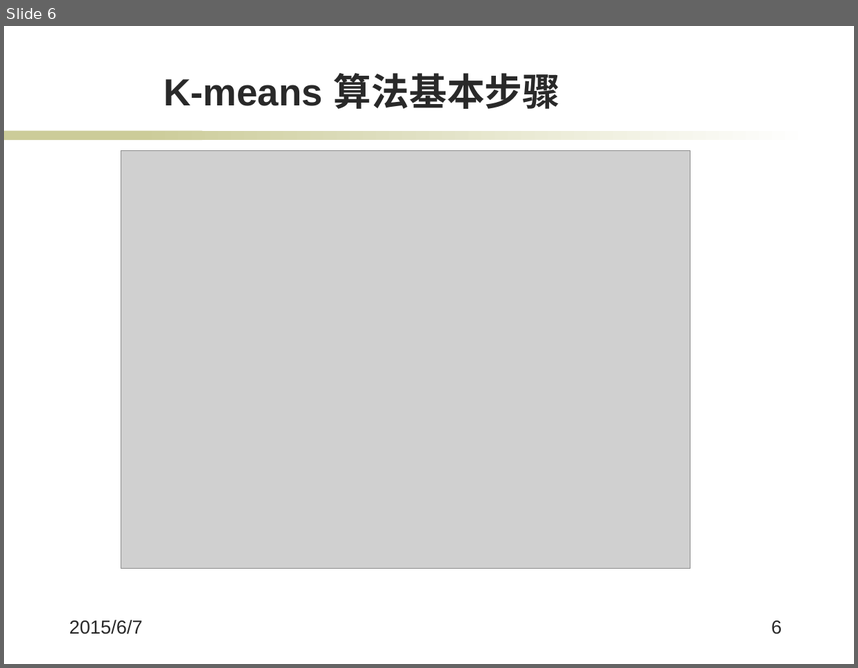
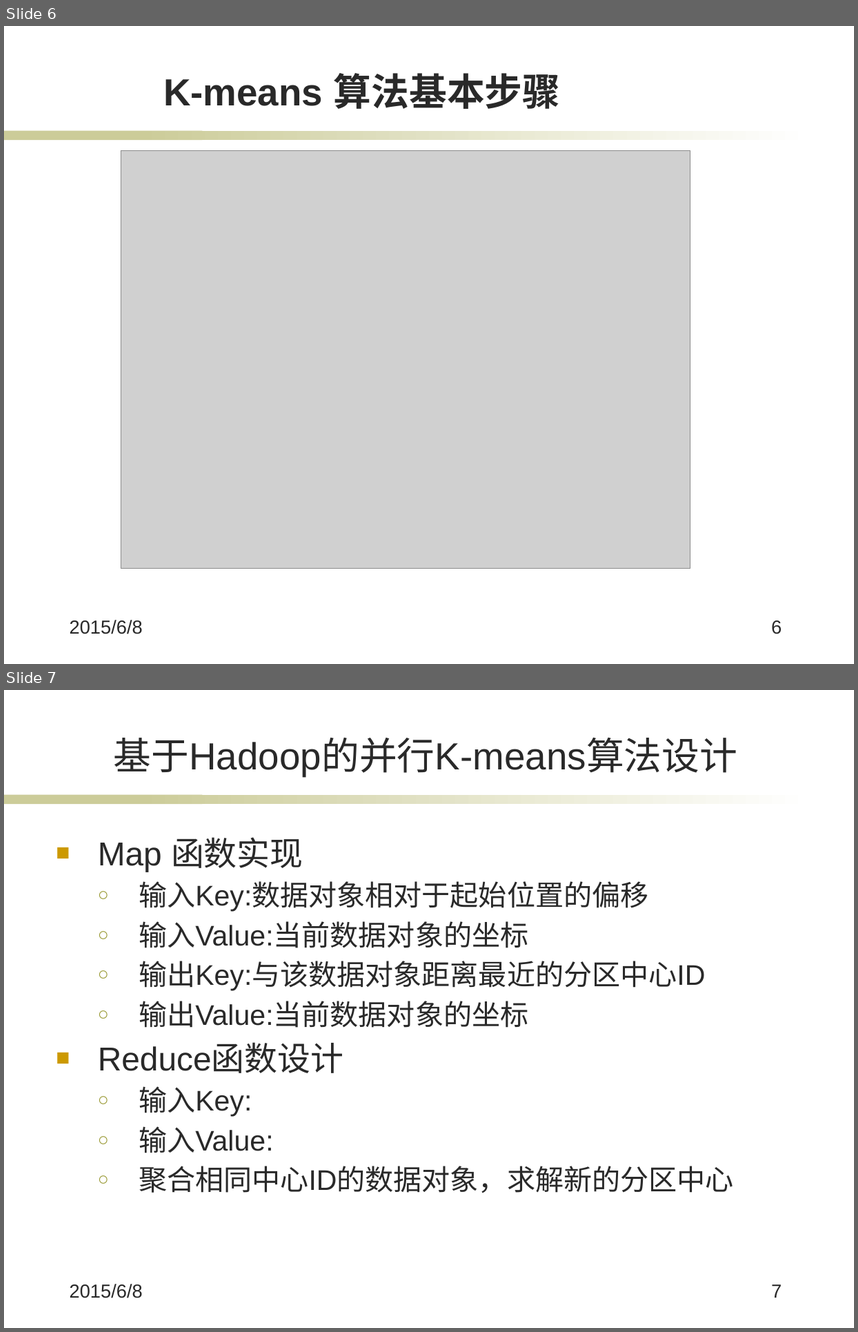
Before and after one commit to jiangxincode/thesis, a slide deck: 答辩.pptx. Shown one above the other, each under a label of ours: slide 6 before the commit, slides 6 and 7 after it. The pictures are 858x668 and 858x1332 pixels, drawn with LibreOffice and Linux fonts; fonts in the diff are those of the drawing; grey boxes stand for pictures; background and template pictures are left out. Boxes give left, top, right and bottom in pixels: in the first picture for what was removed or moved away, otherwise in the second. Text is boxed around its words. In the diff, an @@ line names an element or a change of style, - is before the commit and + after.

```diff
--- a/答辩.pptx
+++ b/答辩.pptx
@@ slide 7 added at <box>4,690,854,1328</box>, background #FFFFFF; not listed: 2 template elements that a slide beside it also shows @@
@@ title added at <box>114,738,738,778</box>, 32 pt, text #292929 @@
+基于Hadoop的并行K-means算法设计
@@ text added at <box>98,837,733,1192</box>, 24 pt, text #292929 @@
+■ Map 函数实现
+  ○ 输入Key:数据对象相对于起始位置的偏移
+  ○ 输入Value:当前数据对象的坐标
+  ○ 输出Key:与该数据对象距离最近的分区中心ID
+  ○ 输出Value:当前数据对象的坐标
+■ Reduce函数设计
+  ○ 输入Key:
+  ○ 输入Value:
+  ○ 聚合相同中心ID的数据对象，求解新的分区中心
@@ text added at <box>70,1283,143,1298</box>, 16 pt, text #292929 @@
+2015/6/8
@@ page number added at <box>771,1284,782,1297</box>, 16 pt, text #292929 @@
+7
@@ slide 6 changed as well @@
@@ text at <box>70,619,143,634</box>: text changed @@
-2015/6/7
+2015/6/8
```
Also in this commit, not shown: 16 other slides changed, 1 other slide added, 1 slide removed, 2 other files.
